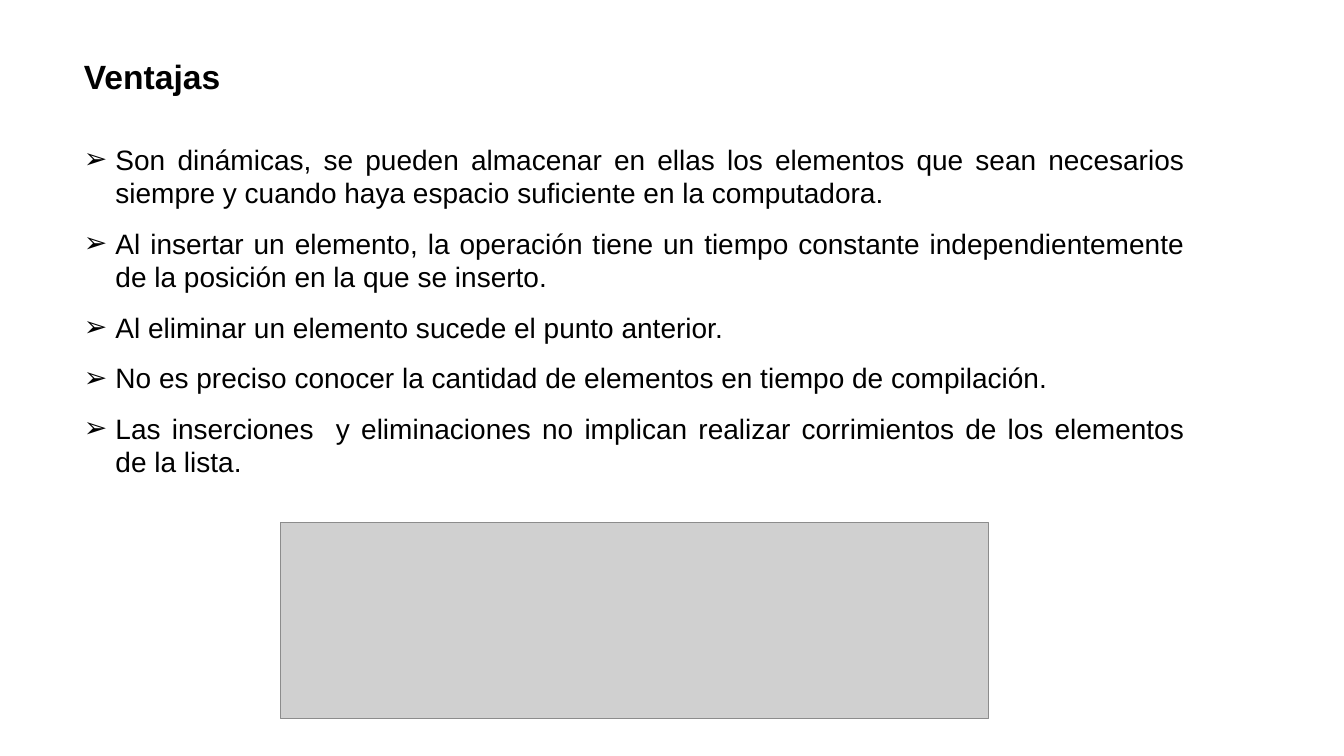
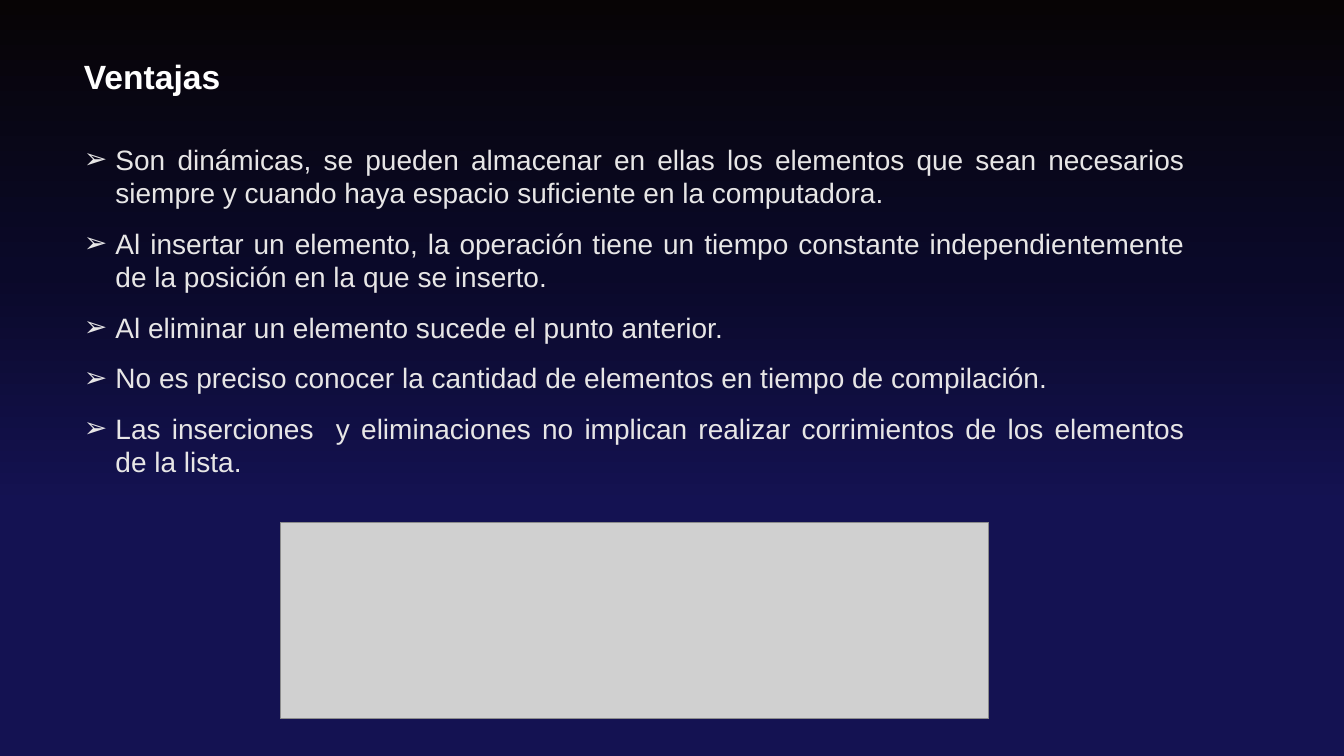
Before and after one commit to 987-Ismael-Romero/Listas, a slide deck: slide 4 of Expo/Expo_Listas.pptx. Drawn at 1344x756 pixels with LibreOffice and Linux fonts; fonts in the diff are those of the drawing; grey boxes stand for pictures. Boxes give left, top, right and bottom in pixels: in the first picture for what was removed or moved away, otherwise in the second. Text is boxed around its words. In the diff, an @@ line names an element or a change of style, - is before the commit and + after.

```diff
--- a/Expo/Expo_Listas.pptx
+++ b/Expo/Expo_Listas.pptx
@@ background #FFFFFF to gradient #070405 to #0A0929 to #141252 @@
@@ text "Ventajas" at [84,64,220,96]: text colour #000000 to #FFFFFF @@
@@ text "Son dinámicas, se pueden almacenar ..." at [115,149,1184,473]: text colour #000000 to #E7E6E6 @@
```
Also in this commit, not shown: 1 other slide changed.
